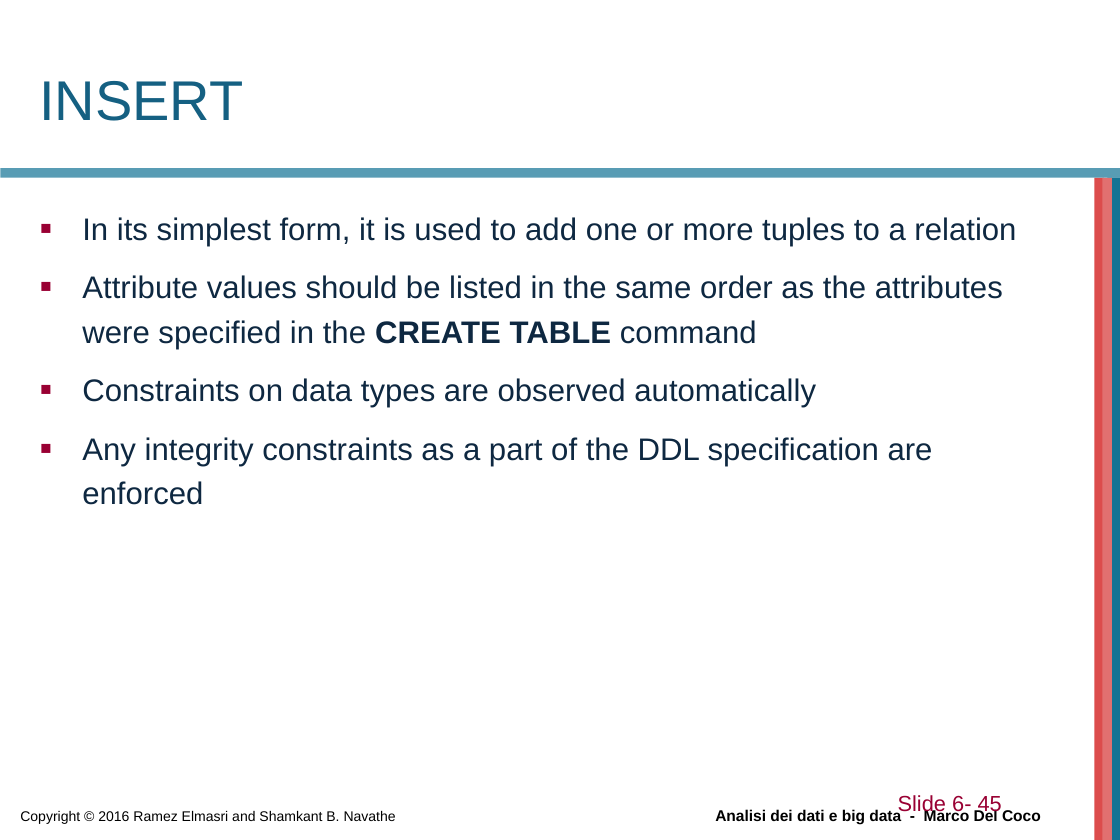
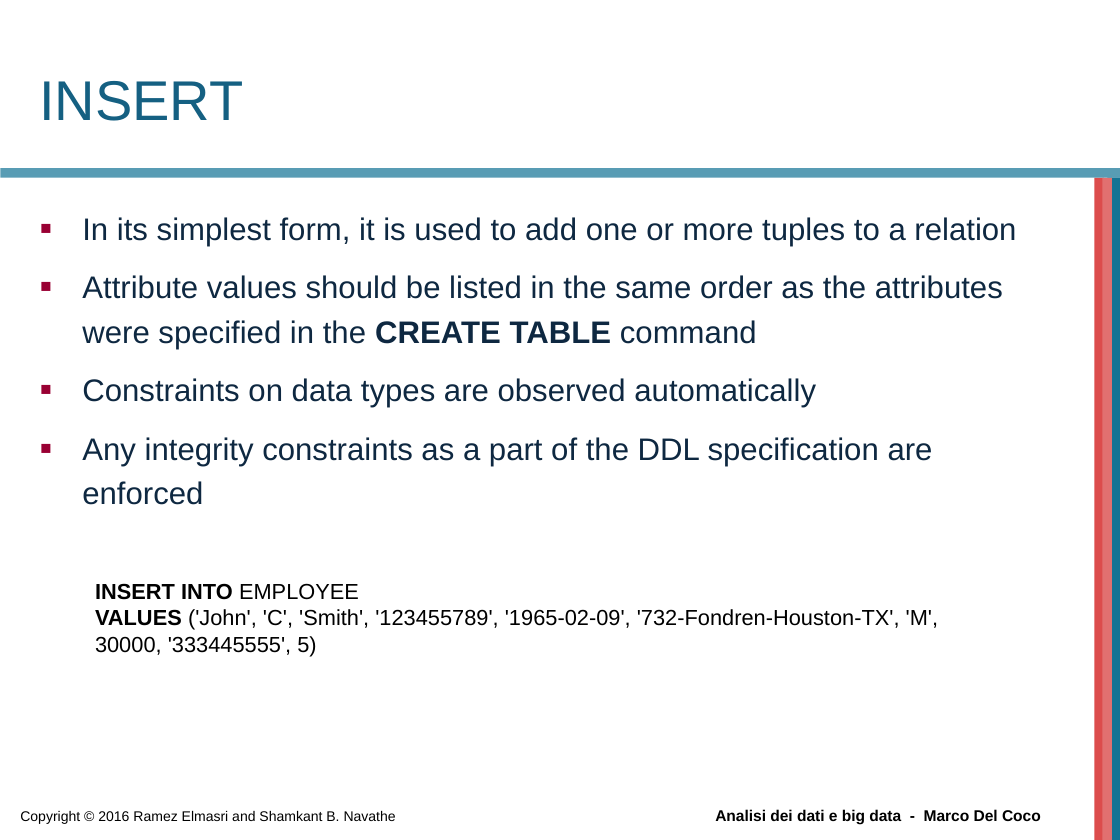
Before and after one commit to beppe2hd/AnalisiDati_BigData, a slide deck: slide 42 of materials/Chapter06.ppt (slide 41 before the commit). Drawn at 1120x840 pixels with LibreOffice and Linux fonts; fonts in the diff are those of the drawing; background and template pictures are left out. Boxes give left, top, right and bottom in pixels: in the first picture for what was removed or moved away, otherwise in the second. Text is boxed around its words. In the diff, an @@ line names an element or a change of style, - is before the commit and + after.

```diff
--- a/materials/Chapter06.ppt
+++ b/materials/Chapter06.ppt
@@ text added at (95, 583, 938, 656), 14 pt, text #000000 @@
+INSERT INTO EMPLOYEE
+VALUES ('John', 'C', 'Smith', '123455789', '1965-02-09', '732-Fondren-Houston-TX', 'M', 30000, '333445555', 5)
@@ text removed at (898, 795, 1002, 816) @@
-Slide 6- 45
```
Also in this commit, not shown: 20 other slides changed, 3 slides added, 5 slides removed, 6 other files.
